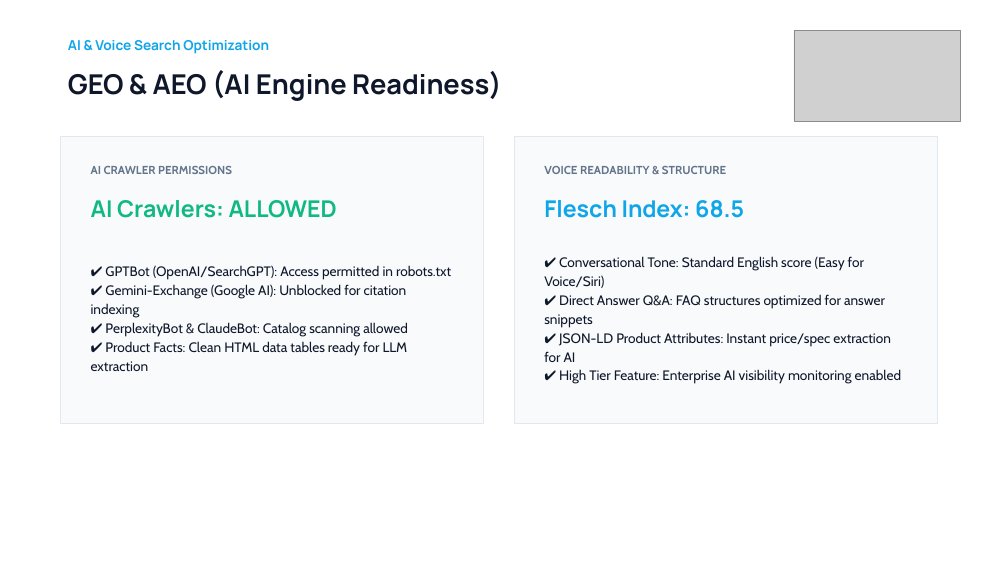
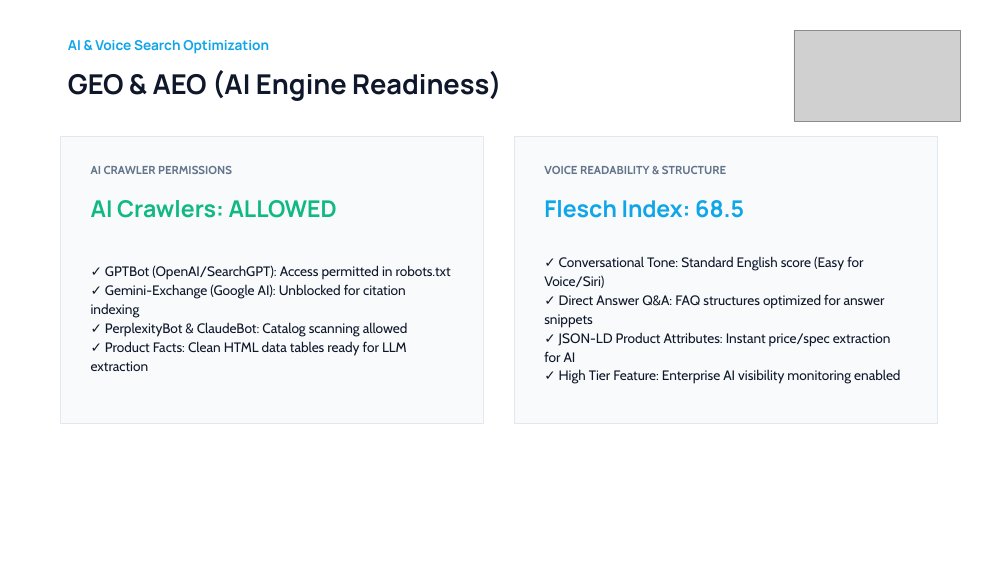
Before and after one commit to jash-webdesk/monthly-monitoring-testing-system, a slide deck: slide 9 of reports/genpet/2026-10/Genpet_Monthly_Optimization_Report_October_2026.pptx. Drawn at 1008x567 pixels with LibreOffice and Linux fonts; fonts in the diff are those of the drawing; grey boxes stand for pictures. Boxes give left, top, right and bottom in pixels: in the first picture for what was removed or moved away, otherwise in the second. Text is boxed around its words. In the diff, an @@ line names an element or a change of style, - is before the commit and + after.

```diff
--- a/reports/genpet/2026-10/Genpet_Monthly_Optimization_Report_October_2026.pptx
+++ b/reports/genpet/2026-10/Genpet_Monthly_Optimization_Report_October_2026.pptx
@@ text at bbox=[91, 265, 451, 371]: text changed @@
-✔ GPTBot (OpenAI/SearchGPT): Access permitted in robots.txt
-✔ Gemini-Exchange (Google AI): Unblocked for citation indexing
-✔ PerplexityBot & ClaudeBot: Catalog scanning allowed
-✔ Product Facts: Clean HTML data tables ready for LLM extraction
+✓ GPTBot (OpenAI/SearchGPT): Access permitted in robots.txt
+✓ Gemini-Exchange (Google AI): Unblocked for citation indexing
+✓ PerplexityBot & ClaudeBot: Catalog scanning allowed
+✓ Product Facts: Clean HTML data tables ready for LLM extraction
@@ text at bbox=[544, 256, 900, 384]: text changed @@
-✔ Conversational Tone: Standard English score (Easy for Voice/Siri)
-✔ Direct Answer Q&A: FAQ structures optimized for answer snippets
-✔ JSON-LD Product Attributes: Instant price/spec extraction for AI
-✔ High Tier Feature: Enterprise AI visibility monitoring enabled
+✓ Conversational Tone: Standard English score (Easy for Voice/Siri)
+✓ Direct Answer Q&A: FAQ structures optimized for answer snippets
+✓ JSON-LD Product Attributes: Instant price/spec extraction for AI
+✓ High Tier Feature: Enterprise AI visibility monitoring enabled
```
Also in this commit, not shown: 7 other slides changed, 4 other files.
